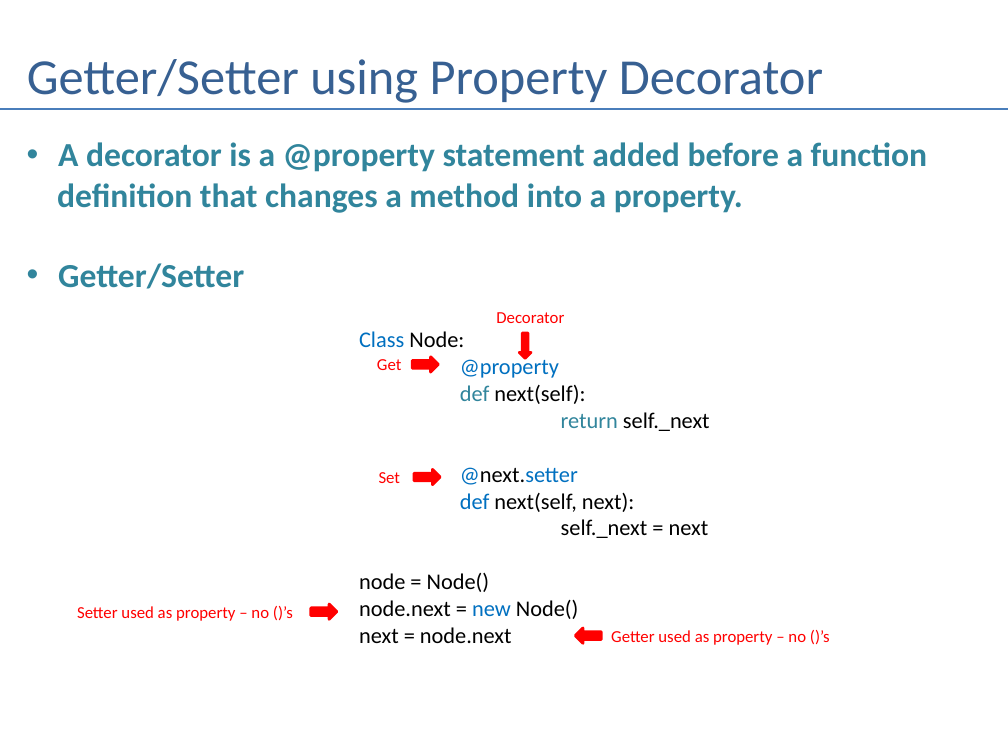
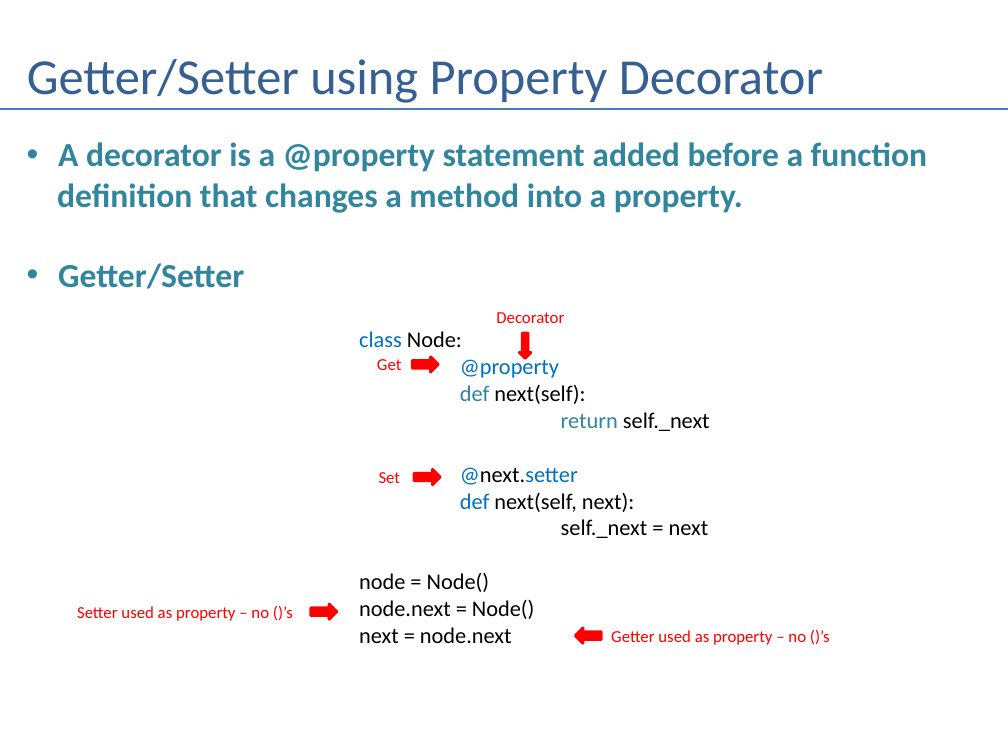
Before and after one commit to andrewferlitsch/Training, a slide deck: slide 7 of CSTraining/Fundamentals/Python - OOP.pptx. Drawn at 1008x756 pixels with LibreOffice and Linux fonts; fonts in the diff are those of the drawing. Boxes give left, top, right and bottom in pixels: in the first picture for what was removed or moved away, otherwise in the second. Text is boxed around its words. In the diff, an @@ line names an element or a change of style, - is before the commit and + after.

Commit message:
fix typos in OOP presentation

```diff
--- a/CSTraining/Fundamentals/Python - OOP.pptx
+++ b/CSTraining/Fundamentals/Python - OOP.pptx
@@ text at [359, 331, 559, 378]: text changed @@
-Class Node:
-@property
+class Node:
+@property
@@ text at [359, 600, 535, 643]: text changed @@
-node.next = new Node()
-next = node.next
+node.next = Node()
+next = node.next
```
Also in this commit, not shown: 1 other slide changed.
